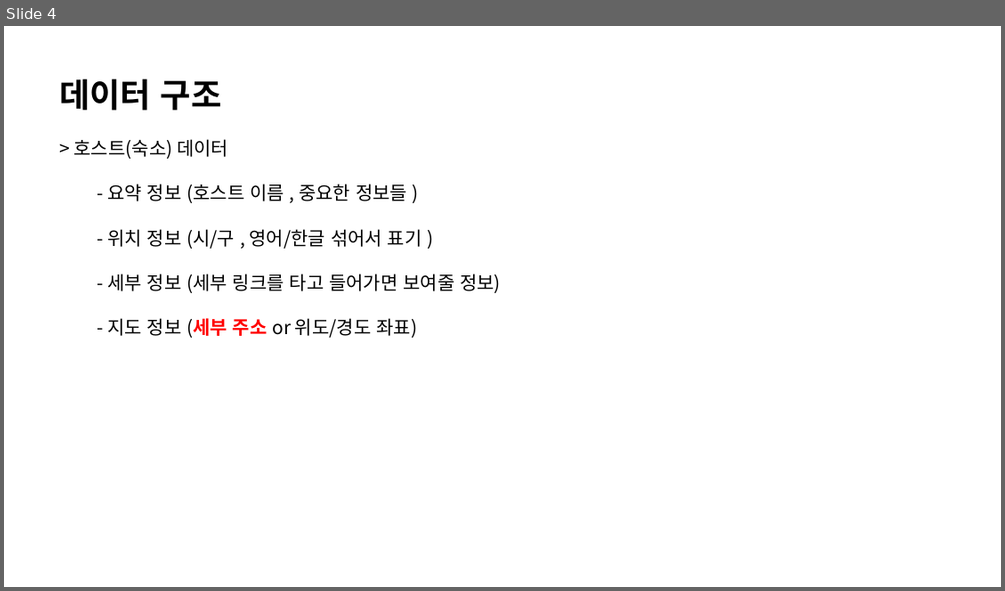
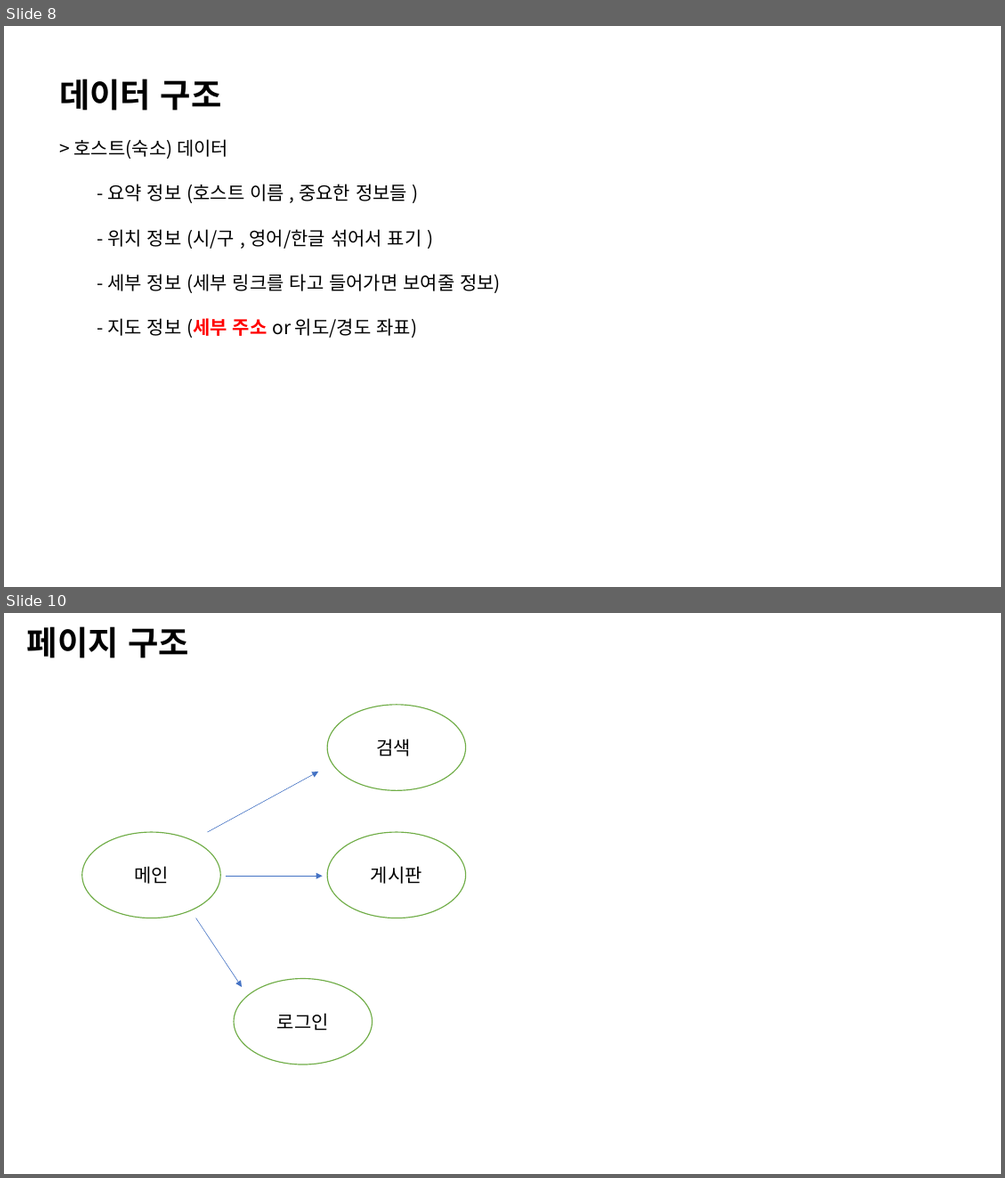
Before and after one commit to bomiiisong/Airbnb, a slide deck: 웹사이트.pptx. Shown one above the other, each under a label of ours: slide 4 before the commit, slides 8 and 10 after it; the slides between them are not shown. The pictures are 1005x591 and 1005x1178 pixels, drawn with LibreOffice and Linux fonts; fonts in the diff are those of the drawing. Boxes give left, top, right and bottom in pixels: in the first picture for what was removed or moved away, otherwise in the second. Text is boxed around its words. In the diff, an @@ line names an element or a change of style, - is before the commit and + after.

```diff
--- a/웹사이트.pptx
+++ b/웹사이트.pptx
@@ slide 10 added at (4,613,1001,1174), background #FFFFFF @@
@@ text added at (27,626,189,658), 32 pt, text #000000, bold @@
+페이지 구조
@@ ellipse added at (327,705,465,790), outline #70AD47 1 pt, 18 pt, text #000000 @@
+검색
@@ arrow added from (208, 832) to (318, 771), #4472C4 0.5 pt @@
@@ ellipse added at (81,832,220,918), outline #70AD47 1 pt, 18 pt, text #000000 @@
+메인
@@ ellipse added at (327,832,465,918), outline #70AD47 1 pt, 18 pt, text #000000 @@
+게시판
@@ arrow added from (226, 876) to (323, 876), #4472C4 0.5 pt @@
@@ arrow added from (196, 918) to (242, 987), #4472C4 0.5 pt @@
@@ ellipse added at (234,979,372,1064), outline #70AD47 1 pt, 18 pt, text #000000 @@
+로그인
@@ what was slide 4 is now slide 8 @@
```
Also in this commit, not shown: 2 slides changed, 12 other slides added, 29 other files.
